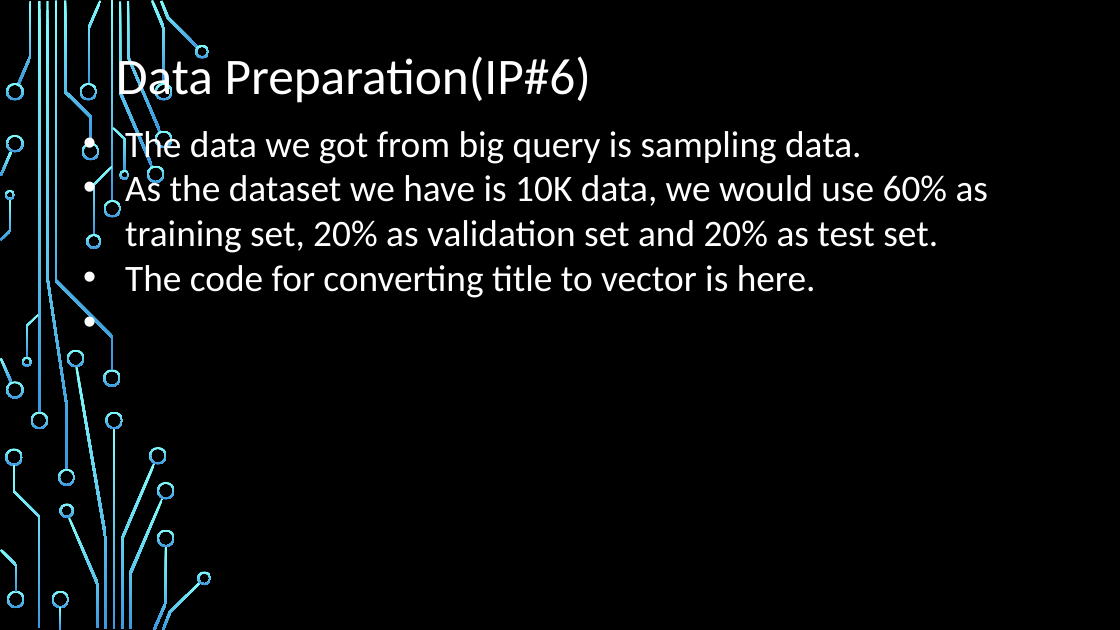
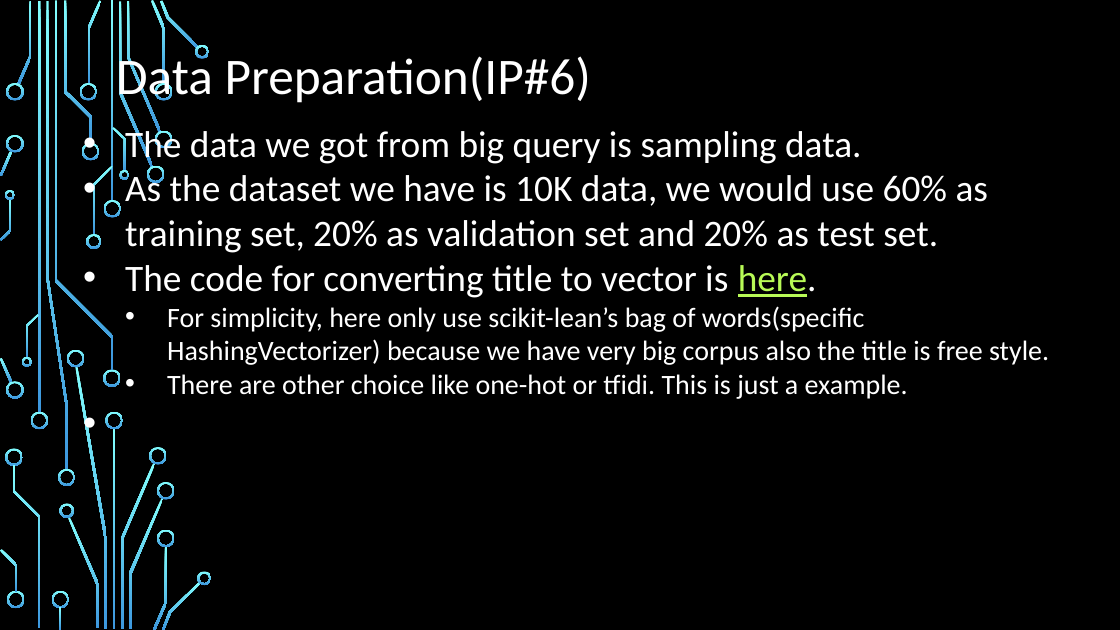
Before and after one commit to billyean/anna, a slide deck: slide 17 of Data Analytics and Information Virtualization Project.pptx. Drawn at 1120x630 pixels with LibreOffice and Linux fonts; fonts in the diff are those of the drawing; background and template pictures are left out. Boxes give left, top, right and bottom in pixels: in the first picture for what was removed or moved away, otherwise in the second. Text is boxed around its words. In the diff, an @@ line names an element or a change of style, - is before the commit and + after.

```diff
--- a/Data Analytics and Information Virtualization Project.pptx
+++ b/Data Analytics and Information Virtualization Project.pptx
@@ text at [125, 265, 817, 298]: text colour #FFFFFF to #B8FA56, underline on in "here." @@
@@ text at [167, 306, 1049, 399]: paragraphs added @@
+  • For simplicity, here only use scikit-lean’s bag of words(specific HashingVectorizer) because we have very big corpus also the title is free style.
+  • There are other choice like one-hot or tfidi. This is just a example.
```
Also in this commit, not shown: 2 other slides changed.
